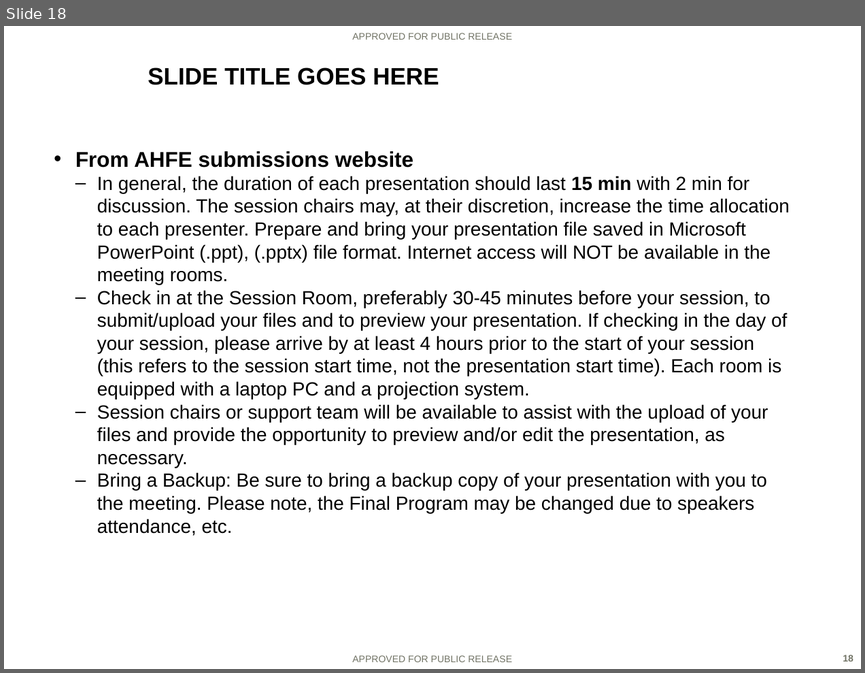
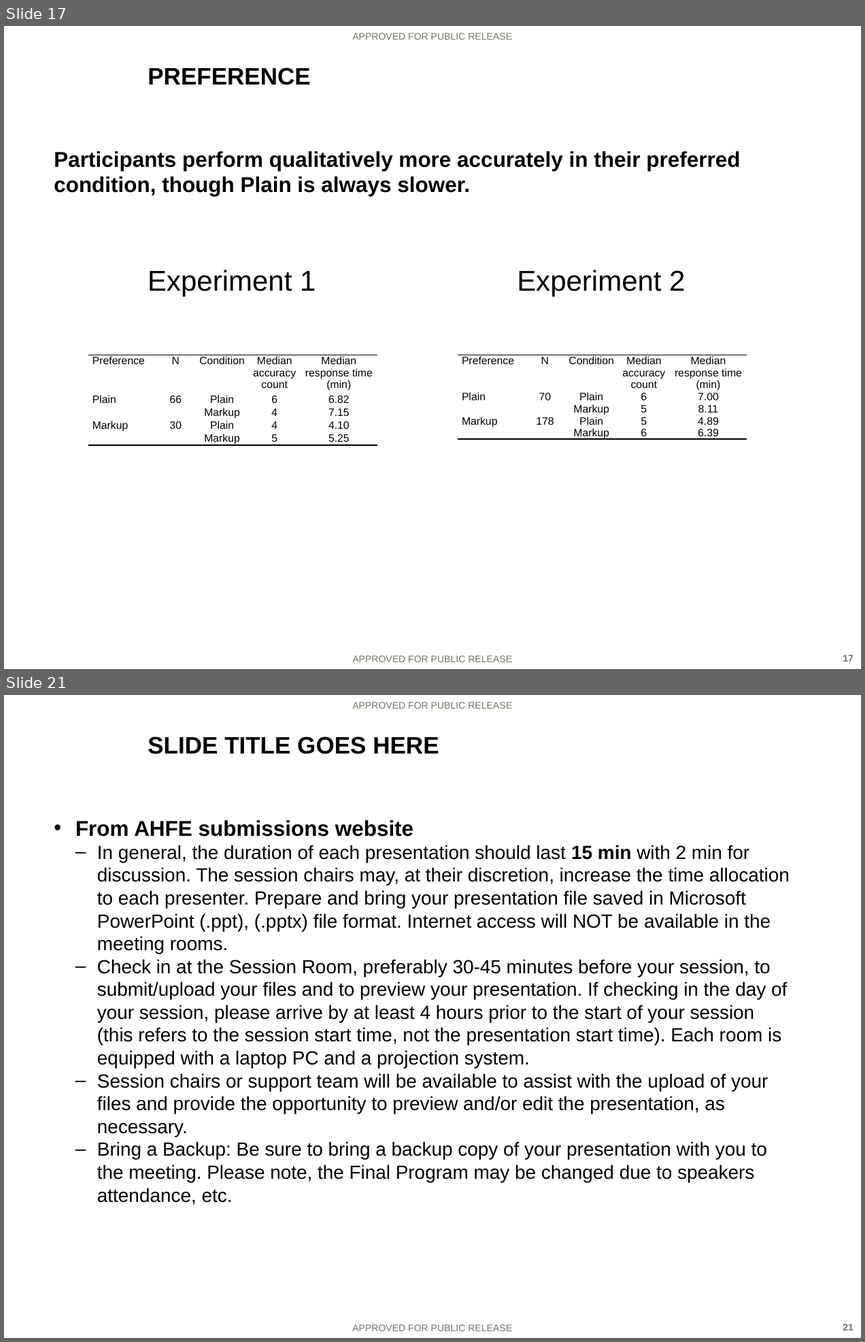
Before and after one commit to ezaroukian/ELICIT-2, a slide deck: analysis/Zaroukian-AHFE-presentation.PPTX. Shown one above the other, each under a label of ours: slide 18 before the commit, slides 17 and 21 after it; the slides between them are not shown. The pictures are 865x673 and 865x1342 pixels, drawn with LibreOffice and Linux fonts; fonts in the diff are those of the drawing; background and template pictures are left out. Boxes give left, top, right and bottom in pixels: in the first picture for what was removed or moved away, otherwise in the second. Text is boxed around its words. In the diff, an @@ line names an element or a change of style, - is before the commit and + after.

```diff
--- a/analysis/Zaroukian-AHFE-presentation.PPTX
+++ b/analysis/Zaroukian-AHFE-presentation.PPTX
@@ slide 17 added at (x1=4, y1=26, x2=861, y2=669), background picture (left out); not listed: 3 template elements that a slide beside it also shows @@
@@ title added at (x1=147, y1=67, x2=310, y2=85), 20 pt, text #000000, bold @@
+PREFERENCE
@@ text added at (x1=54, y1=151, x2=740, y2=196), 18 pt, text #000000, bold @@
+Participants perform qualitatively more accurately in their preferred condition, though Plain is always slower.
@@ text added at (x1=147, y1=269, x2=315, y2=297), 24 pt, text #000000 @@
+Experiment 1
@@ text added at (x1=517, y1=269, x2=685, y2=297), 24 pt, text #000000 @@
+Experiment 2
@@ table added at (x1=88, y1=355, x2=377, y2=447), 5 rows, 5 columns @@
+Preference | N | Condition | Median accuracy count | Median response time (min)
+Plain | 66 | Plain | 6 | 6.82
+ |  | Markup | 4 | 7.15
+Markup | 30 | Plain | 4 | 4.10
+ |  | Markup | 5 | 5.25
@@ table added at (x1=458, y1=355, x2=746, y2=445), 5 rows, 5 columns @@
+Preference | N | Condition | Median accuracy count | Median response time (min)
+Plain | 70 | Plain | 6 | 7.00
+ |  | Markup | 5 | 8.11
+Markup | 178 | Plain | 5 | 4.89
+ |  | Markup | 6 | 6.39
@@ what was slide 18 is now slide 21 @@
@@ page number at (x1=842, y1=1323, x2=853, y2=1330): text changed @@
-18
+21
```
Also in this commit, not shown: 5 slides changed, 4 other slides added, 4 slides removed, 3 other files.
